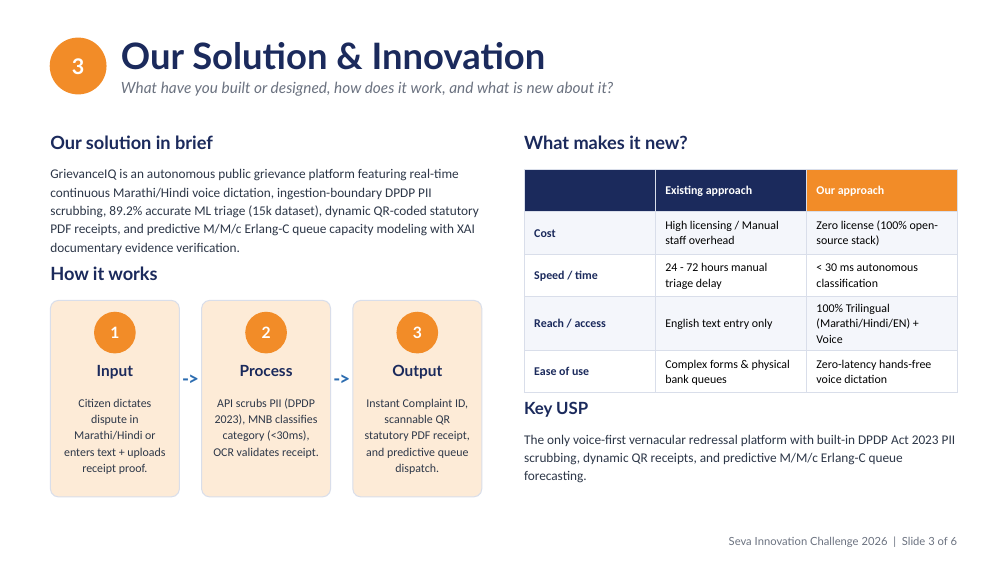
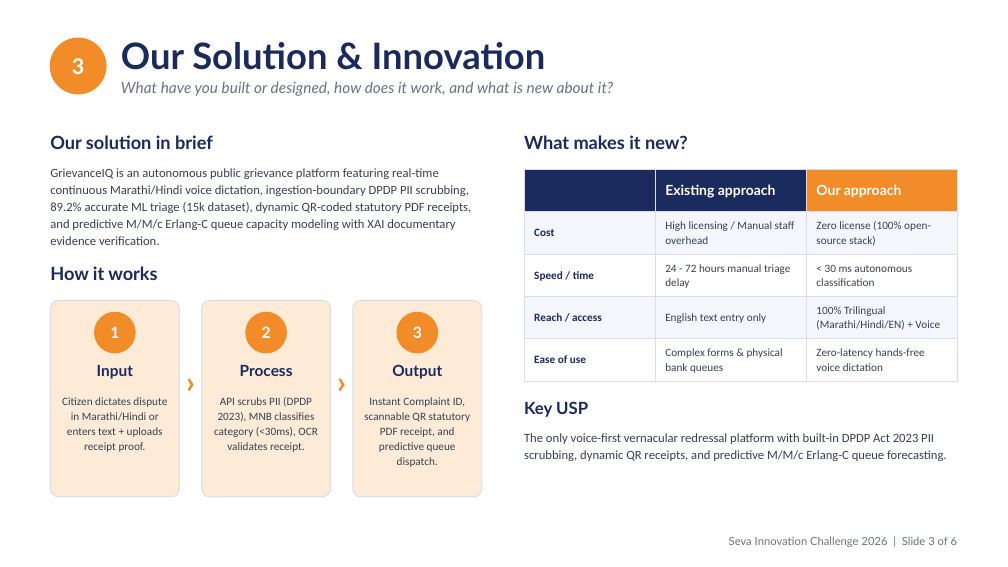
Before and after one commit to Vedantpatil24/grievanceiq, a slide deck: slide 3 of docs/SPIT_Report/Seva_Innovation_Challenge_2026_GrievanceIQ.pptx. Drawn at 1008x567 pixels with LibreOffice and Linux fonts; fonts in the diff are those of the drawing. Boxes give left, top, right and bottom in pixels: in the first picture for what was removed or moved away, otherwise in the second. Text is boxed around its words. In the diff, an @@ line names an element or a change of style, - is before the commit and + after.

Commit message:
docs: generate pixel-perfect Seva First Innovation Challenge pitch deck matching template layout

```diff
--- a/docs/SPIT_Report/Seva_Innovation_Challenge_2026_GrievanceIQ.pptx
+++ b/docs/SPIT_Report/Seva_Innovation_Challenge_2026_GrievanceIQ.pptx
@@ text "GrievanceIQ is an autonomous public ..." at (x1=50, y1=168, x2=471, y2=245): size 9.5 to 9 pt, text colour #2D3748 to #374151; line spacing 1.15 to 1.12; less space between paragraphs @@
@@ table at (x1=524, y1=169, x2=958, y2=381) @@
@@ size 8.5 to 10 pt, font Calibri to Lato in "Existing approach", "Our approach" @@
@@ size 8.5 to 8 pt @@
@@ text colour #000000 to #374151 in "High licensing / Manual staff overhead", "Zero license (100% open-source stack)", "24 - 72 hours manual triage delay", "< 30 ms autonomous classification" and 4 more places @@
@@ line spacing 1.05 to 1 @@
@@ more space between paragraphs @@
@@ text at (x1=179, y1=363, x2=202, y2=403): text changed; size 14 to 22 pt; font Calibri to Lato; text colour #2B6CB0 to #F28C28 @@
-->
+›
@@ text at (x1=331, y1=363, x2=353, y2=403): text changed; size 14 to 22 pt; font Calibri to Lato; text colour #2B6CB0 to #F28C28 @@
-->
+›
@@ size 8.5 to 8 pt, text colour #2D3748 to #374151; line spacing 1.15 to 1.12; less space between paragraphs in 3 elements at (x1=62, y1=397, x2=167, y2=452), (x1=214, y1=397, x2=318, y2=452), (x1=364, y1=397, x2=470, y2=467) @@
@@ text "The only voice-first vernacular redressal ..." at (x1=524, y1=433, x2=947, y2=461): size 9.5 to 9 pt, text colour #2D3748 to #374151; line spacing 1.15 to 1.12; less space between paragraphs @@
```
Also in this commit, not shown: 5 other slides changed, 19 other files.
